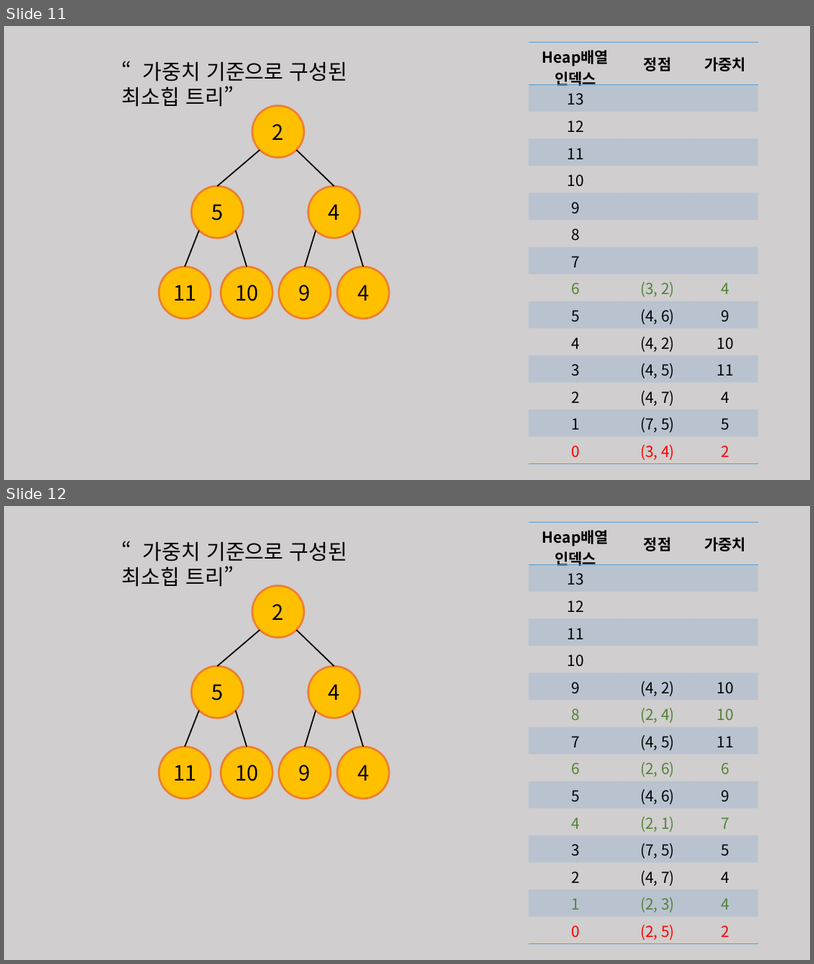
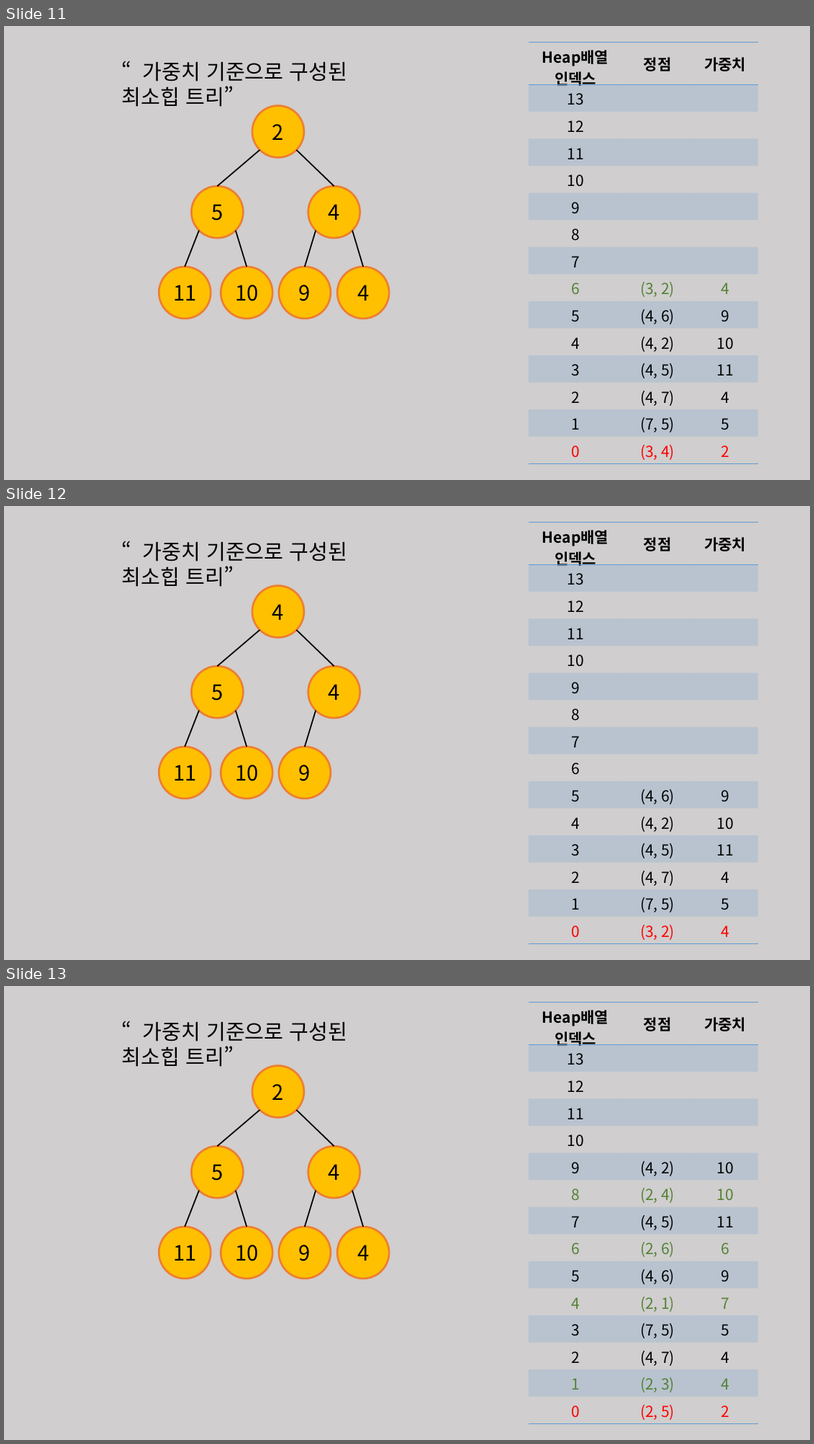
Before and after one commit to comedu20/graph_algorithm, a slide deck: 예제 7번/프리젠테이션3.pptx. Shown one above the other, each under a label of ours: slides 11 and 12 before the commit, slides 11, 12 and 13 after it. The pictures are 814x964 and 814x1444 pixels, drawn with LibreOffice and Linux fonts; fonts in the diff are those of the drawing. Boxes give left, top, right and bottom in pixels: in the first picture for what was removed or moved away, otherwise in the second. Text is boxed around its words. In the diff, an @@ line names an element or a change of style, - is before the commit and + after.

```diff
--- a/예제 7번/프리젠테이션3.pptx
+++ b/예제 7번/프리젠테이션3.pptx
@@ slide 12 added at <box>4,506,810,960</box>, background #D0CECE @@
@@ table added at <box>529,523,759,943</box>, 15 rows, 3 columns @@
+Heap배열 / 인덱스 | 정점 | 가중치
+13 |  | 
+12 |  | 
+11 |  | 
+10 |  | 
+9 |  | 
+8 |  | 
+7 |  | 
+6 |  | 
+5 | (4, 6) | 9
+4 | (4, 2) | 10
+3 | (4, 5) | 11
+2 | (4, 7) | 4
+1 | (7, 5) | 5
+0 | (3, 2) | 4
@@ text added at <box>122,542,347,587</box>, 25 pt, text #000000 @@
+“가중치 기준으로 구성된 최소힙 트리”
@@ ellipse added at <box>252,586,305,638</box>, fill #FFC000, outline #ED7D31 2.25 pt, 25 pt, text #000000 @@
+4
@@ line added from (260, 630) to (218, 667), #000000 1.5 pt @@
@@ line added from (297, 630) to (334, 667), #000000 1.5 pt @@
@@ ellipse added at <box>191,667,244,718</box>, fill #FFC000, outline #ED7D31 2.25 pt, 25 pt, text #000000 @@
+5
@@ ellipse added at <box>309,667,360,718</box>, fill #FFC000, outline #ED7D31 2.25 pt, 25 pt, text #000000 @@
+4
@@ line added from (199, 710) to (185, 746), #000000 1.5 pt @@
@@ line added from (236, 710) to (247, 746), #000000 1.5 pt @@
@@ line added from (316, 710) to (305, 746), #000000 1.5 pt @@
@@ ellipse added at <box>159,746,211,799</box>, fill #FFC000, outline #ED7D31 2.25 pt, 25 pt, text #000000 @@
+11
@@ ellipse added at <box>221,746,273,799</box>, fill #FFC000, outline #ED7D31 2.25 pt, 25 pt, text #000000 @@
+10
@@ ellipse added at <box>279,746,332,799</box>, fill #FFC000, outline #ED7D31 2.25 pt, 25 pt, text #000000 @@
+9
@@ what was slide 12 is now slide 13 @@
```
Also in this commit, not shown: 10 other files.
